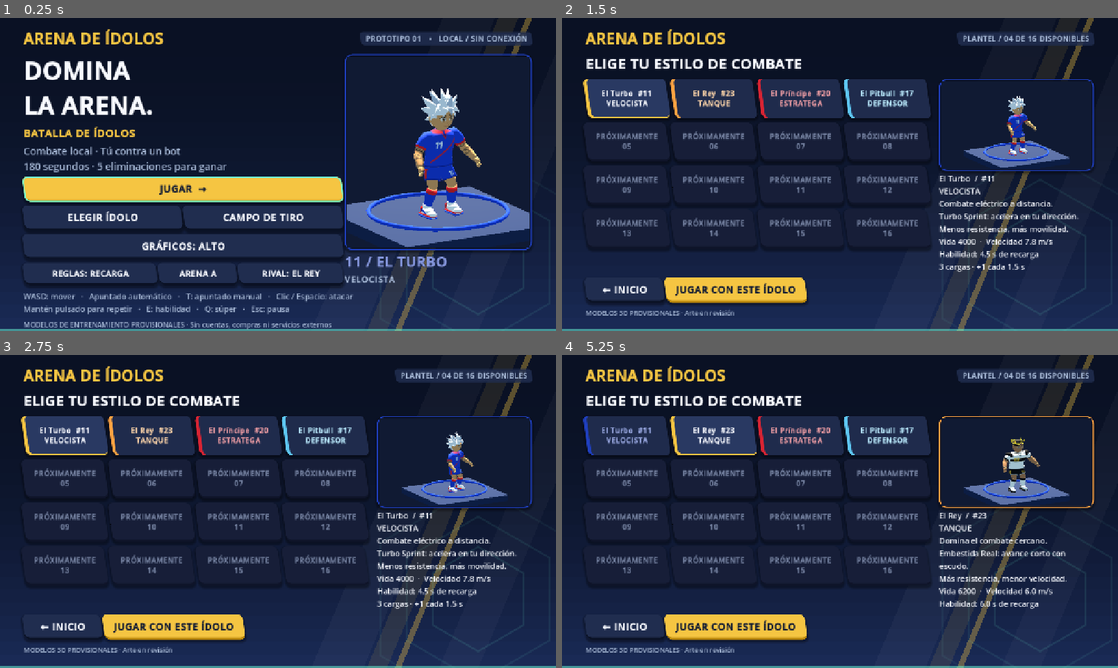
Above: before the commit, frames 1-4 (two rows, left to right).
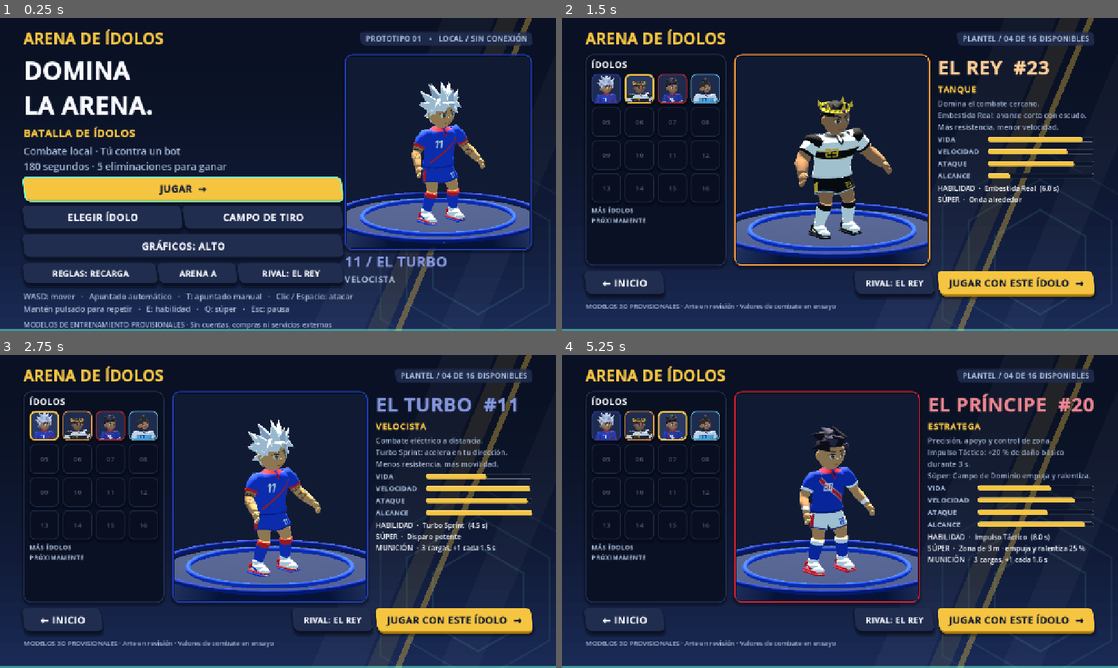
Above: after the commit, the same moments.

Repository: openweb-cl/arena-idol
Game: Godot game, scene res://scenes/menu/main.tscn
Two runs of this game, one before a commit and one after it. Both use one fixed random seed, a clock stepped at 60 frames per second and the inputs below.
Inputs (mouse positions are in pixels of both pictures, inside the frame that each line leads up to):
- Up to frame 1 (0.25 s): no input
- Up to frame 2 (1.5 s): click "ELEGIR ÍDOLO" at 0.5 s; click (628, 99) at 1.25 s, where only the run before the commit has a clickable "El Turbo #11 VELOCISTA"
- Up to frame 3 (2.75 s): click (44, 426) at 2.02 s
- Up to frame 4 (5.25 s): click (712, 436) at 2.75 s, where only the run before the commit has a clickable "El Rey #23 TANQUE"; click (639, 426) at 3.52 s; click (801, 436) at 4.25 s, where only the run before the commit has a clickable "El Príncipe #20 ESTRATEGA"; click (673, 426) at 5.02 s

The runs differ from the first frame. In frame 1, 4.5% of the frame differs, in the area x 62-96%, y 20-74%; in frame 2, 33%; in frame 3, 33%; in frame 4, 33%, in the area x 3-96%, y 11-96%.

Commit message:
cambio: selección y arena con nueva imagen
Selección con la composición de la referencia 05: panel de retratos con
plazas bloqueadas, héroe sobre pedestal, ficha con barras y kit, rival y
JUGAR destacado. Arena hacia la referencia 03: césped en franjas con
teselas, líneas blancas, coberturas de piedra con juntas y musgo, arbustos.
Solo presentación: colliders y navegación sin cambios.

Co-Authored-By: Claude Opus 5.5 <noreply@anthropic.com>

Diff:
--- a/game/scripts/art/arena_dressing.gd
+++ b/game/scripts/art/arena_dressing.gd
@@ -25,6 +25,16 @@
 const AMBER := Color("f0b04a")
 const CORAL := Color("ff8a5c")
 const TEAM_BLUE := Color("3f8cff")
+# Refresh visual (referencia 03): césped vivo, piedra azul y vegetación.
+const GRASS_A := Color("235c2b")
+const GRASS_B := Color("1e5126")
+const GRASS_LINE := Color("b9d6b2")
+const GRASS_DARK := Color("184420")
+const STONE := Color("2b3a7a")
+const STONE_TOP := Color("4558a6")
+const STONE_SEAM := Color("1b2552")
+const MOSS := Color("2d6a2a")
+const BUSH := [Color("26652a"), Color("2f7731"), Color("1f5523")]
 const CROWD := [Color("1f3fbf"), Color("e0262f"), Color("f1f3f7"), Color("18181c"), Color("5ec8f2"), Color("ddaf52"), Color("2e9e6a")]
 const SKIN := [Color("f1c7a3"), Color("d9a07c"), Color("b9805c"), Color("8a5a3c"), Color("5e3b26")]
 
@@ -39,6 +49,7 @@
 	_spawn_pad(definition.bot_spawn, CORAL)
 	_stands()
 	_light_towers()
+	_bushes()
 	_commit("floor", false, false)
 	_commit("solid", false, true)
 	_commit("glow", true, false)
@@ -104,24 +115,27 @@
 # --- Piezas ------------------------------------------------------------------
 func _floor() -> void:
 	box("floor", Vector3(0, -0.5, 0), Vector3(31, 0.8, 21), APRON)
+	# Césped en franjas con teselas sutiles (1 lote de malla, sin texturas).
 	for i in 13:
-		box("floor", Vector3(-12 + i * 2, -0.04, 0), Vector3(2, 0.08, 14), JADE_B if i % 2 else JADE_A)
-	# Borde menta de la cancha y línea media discontinua.
-	for z in [-HD + 0.05, HD - 0.05]:
-		box("glow", Vector3(0, 0.006, z), Vector3(HW * 2, 0.012, 0.08), MINT)
-	for x in [-HW + 0.05, HW - 0.05]:
-		box("glow", Vector3(x, 0.006, 0), Vector3(0.08, 0.012, HD * 2), MINT)
+		for k in 7:
+			var shade := (GRASS_B if i % 2 else GRASS_A).lightened(0.035 if (i + k) % 2 else 0.0)
+			box("floor", Vector3(-12 + i * 2, -0.04, -6 + k * 2), Vector3(2, 0.08, 2), shade)
+	# Líneas blancas de la cancha y línea media discontinua.
+	for z in [-HD + 0.06, HD - 0.06]:
+		box("floor", Vector3(0, 0.006, z), Vector3(HW * 2, 0.012, 0.1), GRASS_LINE)
+	for x in [-HW + 0.06, HW - 0.06]:
+		box("floor", Vector3(x, 0.006, 0), Vector3(0.1, 0.012, HD * 2), GRASS_LINE)
 	for i in 7:
-		box("floor", Vector3(0, 0.004, -6 + i * 2), Vector3(0.1, 0.012, 0.9), JADE_LINE)
+		box("floor", Vector3(0, 0.005, -6 + i * 2), Vector3(0.1, 0.012, 0.9), GRASS_LINE)
 	# Emblema «Prisma» central original: hexágono con anillo.
-	hexagon("floor", Vector3(0, 0.003, 0), 2.0, 0.012, Color("327a67"))
-	hex_ring("floor", Vector3(0, 0.008, 0), 2.35, 0.1, JADE_LINE)
+	hexagon("floor", Vector3(0, 0.003, 0), 2.0, 0.012, GRASS_A.lightened(0.08))
+	hex_ring("floor", Vector3(0, 0.008, 0), 2.35, 0.1, GRASS_LINE)
 	# Chevrones de avance hacia el centro en cada mitad.
 	for side in [-1, 1]:
 		for k in 3:
 			var x: float = side * (7.6 - k * 0.7)
 			for s in [-1, 1]:
-				box("floor", Vector3(x, 0.004, s * 0.32), Vector3(0.12, 0.012, 0.8), JADE_DARK, side * s * deg_to_rad(40))
+				box("floor", Vector3(x, 0.004, s * 0.32), Vector3(0.12, 0.012, 0.8), GRASS_DARK, side * s * deg_to_rad(40))
 
 func _perimeter() -> void:
 	# Mismas medidas que los colliders de ArenaPitch; los remates crecen hacia afuera.
@@ -145,26 +159,52 @@
 			box("solid", Vector3(x, 0.75, z), Vector3(0.62, 1.5, 0.62), AMBER)
 
 func _cover(rect: Rect2) -> void:
-	## Bloque prisma: cuerpo exacto al Rect2 (altura 1,5 como el collider), base,
-	## franja media, cantoneras ámbar y remate con líneas de luz.
+	## Bloque de piedra azul: cuerpo exacto al Rect2 (altura 1,5 como el collider),
+	## juntas cada ~0,8 m, zócalo, remate claro biselado y musgo encima.
 	var c := rect.get_center()
 	var w := rect.size.x
 	var d := rect.size.y
-	var body := definition.wall_color
-	box("solid", Vector3(c.x, 0.75, c.y), Vector3(w, 1.5, d), body)
-	box("solid", Vector3(c.x, 0.07, c.y), Vector3(w, 0.14, d), INK_DARK)
-	box("solid", Vector3(c.x, 1.54, c.y), Vector3(w - 0.12, 0.08, d - 0.12), body.lightened(0.28))
+	box("solid", Vector3(c.x, 0.75, c.y), Vector3(w, 1.5, d), STONE)
+	box("solid", Vector3(c.x, 0.07, c.y), Vector3(w + 0.02, 0.14, d + 0.02), STONE_SEAM)
+	box("solid", Vector3(c.x, 1.53, c.y), Vector3(w - 0.08, 0.1, d - 0.08), STONE_TOP)
+	box("solid", Vector3(c.x - w * 0.18, 1.585, c.y + d * 0.15), Vector3(w * 0.42, 0.03, d * 0.32), MOSS)
+	box("solid", Vector3(c.x + w * 0.22, 1.585, c.y - d * 0.2), Vector3(w * 0.2, 0.03, d * 0.2), MOSS)
+	# Junta horizontal y juntas verticales alternas en las cuatro caras.
 	for axis in [0, 1]:
+		var length := d if axis == 0 else w
 		for s in [-1, 1]:
-			var face := Vector3(c.x + (s * (w / 2 + 0.005) if axis == 0 else 0.0), 0.75, c.y + (s * (d / 2 + 0.005) if axis == 1 else 0.0))
-			var band := Vector3(0.012, 0.22, d - 0.3) if axis == 0 else Vector3(w - 0.3, 0.22, 0.012)
-			box("solid", face, band, body.darkened(0.25))
-	for sx in [-1, 1]:
-		for sz in [-1, 1]:
-			box("solid", Vector3(c.x + sx * (w / 2 - 0.05), 0.72, c.y + sz * (d / 2 - 0.05)), Vector3(0.1, 1.3, 0.1), AMBER)
-	for s in [-1, 1]:
-		box("glow", Vector3(c.x, 1.515, c.y + s * (d / 2 - 0.04)), Vector3(w - 0.08, 0.03, 0.04), MINT)
-		box("glow", Vector3(c.x + s * (w / 2 - 0.04), 1.515, c.y), Vector3(0.04, 0.03, d - 0.08), MINT)
+			var at := Vector3(c.x + (s * (w / 2 + 0.006) if axis == 0 else 0.0), 0.0, c.y + (s * (d / 2 + 0.006) if axis == 1 else 0.0))
+			var flat := Vector3(0.012, 0.04, length - 0.04) if axis == 0 else Vector3(length - 0.04, 0.04, 0.012)
+			box("solid", at + Vector3(0, 0.78, 0), flat, STONE_SEAM)
+			var count := maxi(1, roundi(length / 0.8))
+			for k in count - 1:
+				var offset := -length / 2 + length * (k + 1) / count
+				for row in 2:
+					var shift := (length / count) * 0.5 * row
+					var along := offset + shift
+					if absf(along) >= length / 2 - 0.05:
+						continue
+					var y := 0.45 if row == 0 else 1.15
+					var pos := at + (Vector3(0, y, along) if axis == 0 else Vector3(along, y, 0))
+					box("solid", pos, Vector3(0.012, 0.62, 0.04) if axis == 0 else Vector3(0.04, 0.62, 0.012), STONE_SEAM)
+
+func _bushes() -> void:
+	## Arbustos detrás de los muros (fuera de la cancha): solo decoración.
+	for side in [-1, 1]:
+		for i in 9:
+			var x := -12.0 + i * 3.0 + _rng.randf_range(-0.4, 0.4)
+			var z: float = side * 7.75
+			for k in 3:
+				var r := _rng.randf_range(0.28, 0.42)
+				add_mesh("solid", _bush_mesh(), Transform3D(Basis().scaled(Vector3.ONE * r), Vector3(x + (k - 1) * 0.38, r * 0.9, z + _rng.randf_range(-0.1, 0.1))), BUSH[(i + k) % BUSH.size()])
+
+var _bush: SphereMesh
+func _bush_mesh() -> SphereMesh:
+	if _bush == null:
+		_bush = SphereMesh.new()
+		_bush.radial_segments = 8
+		_bush.rings = 5
+	return _bush
 
 func _spawn_pad(at: Vector3, team: Color) -> void:
 	hexagon("floor", Vector3(at.x, 0.008, at.z), 1.25, 0.014, team.darkened(0.55))
--- a/game/scripts/ui/menu.gd
+++ b/game/scripts/ui/menu.gd
@@ -8,6 +8,11 @@
 var cards: Dictionary = {}  ## id de héroe → botón de su tarjeta en la selección
 var portrait_frame: StyleBoxFlat
 const IN_DEVELOPMENT := {}  ## héroes con arte listo y sin gameplay
+const PORTRAIT := "res://assets/ui/retratos/%s.png"  ## busto renderizado (art/lib/render_portraits.py)
+var hero_name: Label
+var hero_role: Label
+var kit_label: Label
+var stat_bars: Dictionary = {}  ## atributo → barra de la ficha
 
 func _ready() -> void:
 	set_anchors_and_offsets_preset(Control.PRESET_FULL_RECT)
@@ -115,69 +120,137 @@
 	page.add_child(ArenaStyle.label("MODELOS DE ENTRENAMIENTO PROVISIONALES · Sin cuentas, compras ni servicios externos", 16, ArenaStyle.MUTED))
 
 func show_selection() -> void:
+	## Composición de la referencia 05: retratos a la izquierda, héroe sobre pedestal
+	## en el centro, ficha a la derecha y acciones abajo. Pendientes bloqueados.
 	selection = true
 	clear_page()
 	header("PLANTEL / %02d DE %d DISPONIBLES" % [CharacterCatalog.AVAILABLE.size(), CharacterCatalog.CAPACITY])
-	page.add_child(ArenaStyle.label("ELIGE TU ESTILO DE COMBATE", 32, ArenaStyle.WHITE, true, 4))
 	var row := HBoxContainer.new()
 	row.size_flags_vertical = Control.SIZE_EXPAND_FILL
-	row.add_theme_constant_override("separation", 24)
+	row.add_theme_constant_override("separation", 18)
 	page.add_child(row)
+	row.add_child(roster_panel())
+	var stage := VBoxContainer.new()
+	stage.size_flags_horizontal = Control.SIZE_EXPAND_FILL
+	row.add_child(stage)
+	add_portrait(stage, Vector2(400, 380))
+	var info := VBoxContainer.new()
+	info.custom_minimum_size.x = 360
+	info.add_theme_constant_override("separation", 6)
+	row.add_child(info)
+	hero_name = ArenaStyle.label("", 44, ArenaStyle.WHITE, true, 5)
+	info.add_child(hero_name)
+	hero_role = ArenaStyle.label("", 20, ArenaStyle.GOLD, true)
+	info.add_child(hero_role)
+	detail = ArenaStyle.label("", 17, ArenaStyle.MUTED)
+	detail.autowrap_mode = TextServer.AUTOWRAP_WORD_SMART
+	info.add_child(detail)
+	stat_bars.clear()
+	for stat in ["VIDA", "VELOCIDAD", "ATAQUE", "ALCANCE"]:
+		var line := HBoxContainer.new()
+		info.add_child(line)
+		var title := ArenaStyle.label(stat, 15, ArenaStyle.MUTED, true)
+		title.custom_minimum_size.x = 112
+		line.add_child(title)
+		var bar := ArenaStyle.bar(ArenaStyle.GOLD, Color(0.05, 0.08, 0.16, 0.9), 12)
+		bar.max_value = 1.0
+		bar.size_flags_horizontal = Control.SIZE_EXPAND_FILL
+		bar.size_flags_vertical = Control.SIZE_SHRINK_CENTER
+		line.add_child(bar)
+		stat_bars[stat] = bar
+	kit_label = ArenaStyle.label("", 16, ArenaStyle.WHITE)
+	kit_label.autowrap_mode = TextServer.AUTOWRAP_WORD_SMART
+	info.add_child(kit_label)
+	select_character(GameSession.selected)
+	var actions := HBoxContainer.new()
+	actions.add_theme_constant_override("separation", 12)
+	page.add_child(actions)
+	var back := ArenaStyle.button("← INICIO")
+	actions.add_child(back)
+	back.pressed.connect(show_home)
+	var spacer := Control.new()
+	spacer.size_flags_horizontal = Control.SIZE_EXPAND_FILL
+	actions.add_child(spacer)
+	var rival := ArenaStyle.button(rival_text())
+	rival.add_theme_font_size_override("font_size", 18)
+	actions.add_child(rival)
+	rival.pressed.connect(func() -> void:
+		cycle_rival()
+		rival.text = rival_text()
+	)
+	var play := ArenaStyle.button("JUGAR CON ESTE ÍDOLO  →", true)
+	play.custom_minimum_size.x = 330
+	actions.add_child(play)
+	play.pressed.connect(start_match)
+	play.grab_focus()
+	page.add_child(ArenaStyle.label("MODELOS 3D PROVISIONALES · Arte en revisión · Valores de combate en ensayo", 15, ArenaStyle.MUTED))
+
+func roster_panel() -> PanelContainer:
+	## Panel ÍDOLOS: retrato por héroe jugable y plazas bloqueadas para el resto.
+	var panel := PanelContainer.new()
+	var style := ArenaStyle.box(Color(ArenaStyle.INK_DEEP, 0.82), 18, Color(ArenaStyle.PANEL_HI, 0.9))
+	style.set_border_width_all(2)
+	style.content_margin_left = 14
+	style.content_margin_right = 14
+	style.content_margin_top = 10
+	style.content_margin_bottom = 12
+	panel.add_theme_stylebox_override("panel", style)
+	var column := VBoxContainer.new()
+	column.add_theme_constant_override("separation", 8)
+	panel.add_child(column)
+	column.add_child(ArenaStyle.label("ÍDOLOS", 20, ArenaStyle.WHITE, true, 3))
 	var grid := GridContainer.new()
 	grid.columns = 4
-	grid.add_theme_constant_override("h_separation", 10)
-	grid.add_theme_constant_override("v_separation", 10)
-	row.add_child(grid)
+	grid.add_theme_constant_override("h_separation", 8)
+	grid.add_theme_constant_override("v_separation", 8)
+	column.add_child(grid)
 	cards.clear()
 	for index in CharacterCatalog.CAPACITY:
-		var card := ArenaStyle.button("PRÓXIMAMENTE\n%02d" % (index + 1))
-		card.custom_minimum_size = Vector2(155, 90)
-		card.add_theme_font_size_override("font_size", 16)
+		var card := Button.new()
+		card.custom_minimum_size = Vector2(68, 68)
+		card.focus_mode = Control.FOCUS_ALL
 		grid.add_child(card)
 		if index < CharacterCatalog.AVAILABLE.size():
 			var def := CharacterCatalog.AVAILABLE[index]
-			card.text = "%s  #%d\n%s" % [def.display_name, def.number, def.role]
+			if ResourceLoader.exists(PORTRAIT % def.id):
+				card.icon = load(PORTRAIT % def.id)
+				card.expand_icon = true
+				card.icon_alignment = HORIZONTAL_ALIGNMENT_CENTER
+			else:
+				card.text = "#%d" % def.number
+			card.tooltip_text = "%s  #%d · %s" % [def.display_name, def.number, def.role]
 			_style_card(card, def.color, false)
 			card.pressed.connect(select_character.bind(def))
 			cards[def.id] = card
 		else:
 			card.disabled = true
-			if IN_DEVELOPMENT.has(index):
-				card.text = "%s\nEN DESARROLLO" % IN_DEVELOPMENT[index]
-	var info := VBoxContainer.new()
-	row.add_child(info)
-	info.size_flags_horizontal = Control.SIZE_EXPAND_FILL
-	add_portrait(info, Vector2(300, 200))
-	detail = ArenaStyle.label("", 18)
-	detail.autowrap_mode = TextServer.AUTOWRAP_WORD_SMART
-	detail.size_flags_horizontal = Control.SIZE_EXPAND_FILL
-	info.add_child(detail)
-	select_character(GameSession.selected)
-	var actions := HBoxContainer.new()
-	page.add_child(actions)
-	page.add_child(ArenaStyle.label("MODELOS 3D PROVISIONALES · Arte en revisión", 15, ArenaStyle.MUTED))
-	var back := ArenaStyle.button("← INICIO")
-	actions.add_child(back)
-	back.pressed.connect(show_home)
-	var play := ArenaStyle.button("JUGAR CON ESTE ÍDOLO", true)
-	actions.add_child(play)
-	play.pressed.connect(start_match)
-	play.grab_focus()
+			card.text = "%02d" % (index + 1)
+			card.tooltip_text = IN_DEVELOPMENT.get(index, "Próximamente")
+			card.add_theme_font_size_override("font_size", 15)
+			_style_card(card, ArenaStyle.PANEL_HI, false)
+	column.add_child(ArenaStyle.label("MÁS ÍDOLOS\nPRÓXIMAMENTE", 14, ArenaStyle.MUTED, true))
+	return panel
 
 func _style_card(card: Button, color: Color, selected: bool) -> void:
-	## Tarjeta con canto del color del héroe; la elegida se enciende en dorado.
-	for state in ["normal", "hover", "pressed", "focus"]:
-		var s := ArenaStyle.box(Color(ArenaStyle.PANEL_HI if selected or state == "hover" else ArenaStyle.PANEL, 0.95), 10, Color.TRANSPARENT, true)
-		s.set_border_width_all(0)
-		s.border_width_left = 8
-		s.border_width_bottom = 3 if selected else 0
+	## Retrato con marco del color del héroe; el elegido se enciende en dorado.
+	for state in ["normal", "hover", "pressed", "focus", "disabled"]:
+		var s := ArenaStyle.box(Color(ArenaStyle.PANEL_HI if selected or state == "hover" else ArenaStyle.PANEL, 0.95), 12)
+		s.set_border_width_all(4 if selected else 2)
 		s.border_color = ArenaStyle.GOLD if selected else color
+		s.content_margin_left = 3
+		s.content_margin_right = 3
+		s.content_margin_top = 3
+		s.content_margin_bottom = 3
+		if state == "disabled":
+			s.bg_color = Color(ArenaStyle.INK_DEEP, 0.7)
+			s.border_color = Color(ArenaStyle.PANEL_HI, 0.6)
 		if state == "focus":
 			s.draw_center = false
 			s.set_border_width_all(3)
 			s.border_color = ArenaStyle.MINT
 		card.add_theme_stylebox_override(state, s)
 	card.add_theme_color_override("font_color", color.lightened(0.55))
+	card.add_theme_color_override("font_disabled_color", Color(ArenaStyle.MUTED, 0.45))
 	card.add_theme_color_override("font_hover_color", ArenaStyle.WHITE)
 
 func select_character(def: CharacterDefinition) -> void:
@@ -194,9 +267,23 @@
 		preview = CharacterVisual.new()
 		preview.definition = def
 		parent.add_child(preview)
-	detail.text = "%s  /  #%d\n%s\n%s\nVida %d  ·  Velocidad %.1f m/s\nHabilidad: %.1f s de recarga" % [def.display_name, def.number, def.role, def.description, def.max_health, def.speed, def.ability.cooldown]
+	if hero_name == null or not is_instance_valid(hero_name):
+		return
+	hero_name.text = "%s  #%d" % [def.display_name.to_upper(), def.number]
+	hero_name.add_theme_color_override("font_color", def.color.lightened(0.45))
+	hero_role.text = def.role
+	detail.text = def.description
+	# Barras relativas al plantel actual; orientan, no son balance validado.
+	stat_bars["VIDA"].value = clampf(def.max_health / 7000.0, 0.1, 1.0)
+	stat_bars["VELOCIDAD"].value = clampf(def.speed / 8.0, 0.1, 1.0)
+	stat_bars["ATAQUE"].value = clampf(def.attack_damage / def.attack_interval / 2100.0, 0.1, 1.0)
+	stat_bars["ALCANCE"].value = clampf(def.attack_range / 13.0, 0.1, 1.0)
+	var super_text := "Disparo potente" if def.attack_type == "Ranged" else "Onda alrededor"
+	if def.super_kind == "Field":
+		super_text = "Zona de %.0f m · empuja y ralentiza %d %%" % [def.super_radius, roundi(def.field_slow * 100)]
+	kit_label.text = "HABILIDAD  ·  %s  (%.1f s)\nSÚPER  ·  %s" % [def.ability.display_name, def.ability.cooldown, super_text]
 	if def.ammo != null and def.ammo.enabled:
-		detail.text += "\n%d cargas · +1 cada %.1f s" % [def.ammo.capacity, def.ammo.seconds_per_charge]
+		kit_label.text += "\nMUNICIÓN  ·  %d cargas, +1 cada %.1f s" % [def.ammo.capacity, def.ammo.seconds_per_charge]
 
 ## Rival del bot: recorre los héroes jugables distintos del propio.
 func rival_text() -> String:
@@ -238,17 +325,23 @@
 	viewport.add_child(world)
 	preview_light = ArenaGeometry.world(world)
 	GraphicsSettings.apply(viewport, preview_light)
-	ArenaGeometry.box(world, Vector3(0, -0.15, 0), Vector3(2.7, 0.2, 2.7), Color("202d4f"))
+	# Pedestal: losa oscura, anillo del color del héroe y halo exterior.
+	var base := CylinderMesh.new()
+	base.top_radius = 1.45
+	base.bottom_radius = 1.6
+	base.height = 0.24
+	ArenaGeometry.mesh(world, base, Vector3(0, -0.13, 0), Color("172243"))
 	ArenaGeometry.ring(world, 1.1, GameSession.selected.color)
+	ArenaGeometry.ring(world, 1.5, GameSession.selected.color.darkened(0.35))
 	preview = CharacterVisual.new()
 	preview.definition = GameSession.selected
 	world.add_child(preview)
 	var camera := Camera3D.new()
 	camera.projection = Camera3D.PROJECTION_ORTHOGONAL
-	camera.size = 3.0
-	camera.position = Vector3(2.6, 2.4, -4.5)
+	camera.size = 2.75
+	camera.position = Vector3(2.6, 2.2, -4.5)
 	world.add_child(camera)
-	camera.look_at(Vector3(0, 1, 0))
+	camera.look_at(Vector3(0, 1.0, 0))
 	camera.current = true
 
 func _process(delta: float) -> void:
